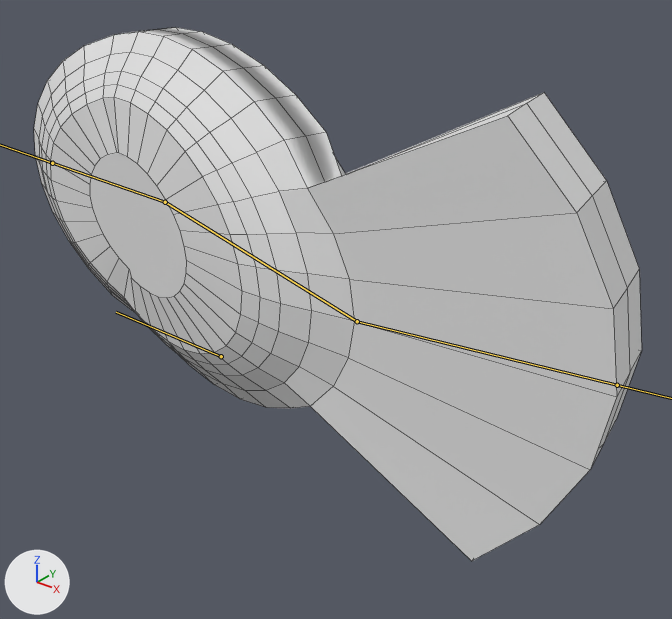
Renders of the FBX model Assets/Assets/testfish.fbx from each side of a commit.
Both versions are drawn from a 50 mm lens placed at (6.47, -6.11, 4.83), pointed at (1.96, -0.48, 1.34). Lighting does not change. The marker at lower left points along +X, +Y and +Z. Both versions are drawn at frame 21 of the action 'Armature|swim'; the numbers are the values there. The bones that bend it are drawn over the model as lines. Mesh edges are drawn as thin lines.
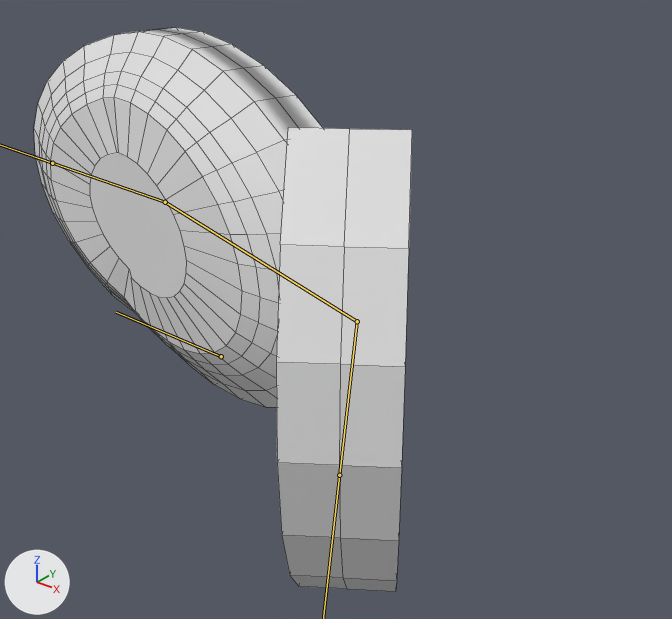
Changed parts and their boxes (x1, y1, x2, y2) in the pictures (672 x 619 px):
'Circle', posed (38% narrower)
    before: (34, 27, 642, 561)
    after: (34, 27, 412, 591)
bone 'Tail', root to tip
    before: (357, 321) to (617, 385)
    after: (357, 321) to (339, 475)

Patch to the scene script:
```diff
--- a/Assets/Assets/testfish.fbx.py
+++ b/Assets/Assets/testfish.fbx.py
@@ bone_tail @@
 bone_tail = bpy.data.objects['Armature'].pose.bones['Tail']  # child of 'Body'
-bone_tail.rotation_quaternion = (0.974, 0.227, 0.0, 0.0)  # degrees (26, 0, 0)
+bone_tail.rotation_quaternion = (0.943, -0.334, 0.0, 0.0)  # degrees (-39, 0, 0)
```
